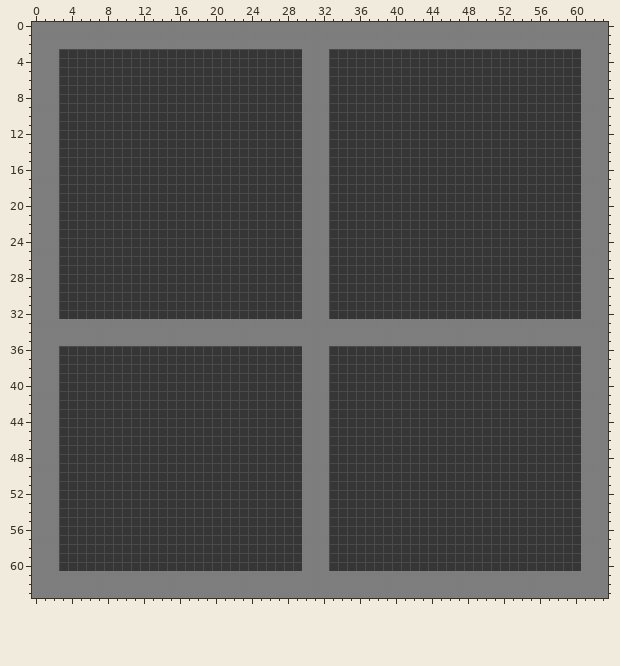
One commit to this pixel-art sprite: sprites/spr_command_center/588a2be2-0f09-4f10-9afb-70adc2aa5bf6.png. The picture above is the old version.
The file is 64x64 pixels.
Once edited:
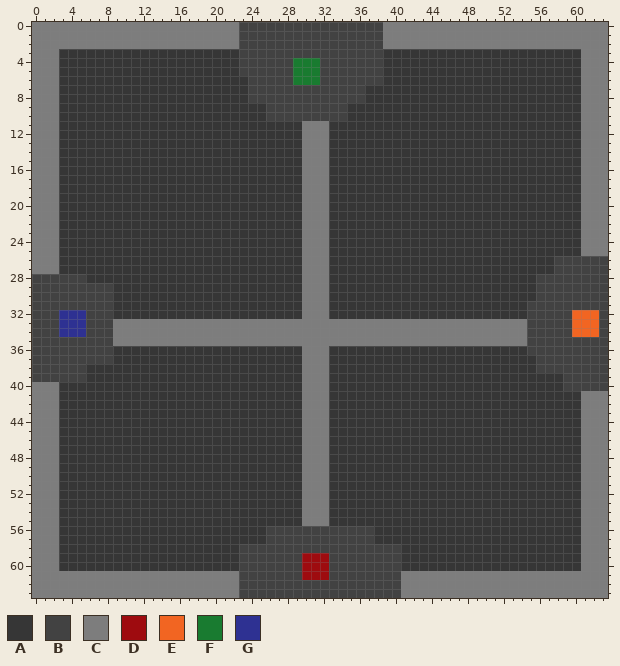
Palette (. is transparent): A #363636  B #424242  C #7d7d7d  D #9e0b0f  E #f26522  F #197b30  G #2e3192
Change:
Changed rows in their new state; - is an unchanged pixel.
first column x 23:
 0 BBBBBBBBBBBBBBBB
 1 BBBBBBBBBBBBBBBB
 2 BBBBBBBBBBBBBBBB
 3 BBBBBBBBBBBBBBBB
 4 BBBBBBFFFBBBBBBB
 5 BBBBBBFFFBBBBBBB
 6 -BBBBBFFFBBBBBBB
 7 -BBBBBBBBBBBBB--
 8 -BBBBBBBBBBBBB--
 9 ---BBBBBBBBB----
10 ---BBBBBBBBB----
first column x 0:
26 ----------------------------------------------------------BBBBBB
27 ----------------------------------------------------------BBBBBB
28 BBBBBB--------------------------------------------------BBBBBBBB
29 BBBBBBBBB-----------------------------------------------BBBBBBBB
30 BBBBBBBBB-----------------------------------------------BBBBBBBB
31 BBBBBBBBB----------------------------------------------BBBBBBBBB
32 BBBGGGBBB----------------------------------------------BBBBBEEEB
33 BBBGGGBBB----------------------------------------------BBBBBEEEB
34 BBBGGGBBB----------------------------------------------BBBBBEEEB
35 BBBBBBBBB----------------------------------------------BBBBBBBBB
36 BBBBBBBBB----------------------------------------------BBBBBBBBB
37 BBBBBBBBB-----------------------------------------------BBBBBBBB
38 BBBBBB--------------------------------------------------BBBBBBBB
39 BBBBBB-----------------------------------------------------BBBBB
40 -----------------------------------------------------------BBBBB
first column x 23:
56 ---BBBBBBBBBBBB---
57 ---BBBBBBBBBBBB---
58 BBBBBBBBBBBBBBBBBB
59 BBBBBBBDDDBBBBBBBB
60 BBBBBBBDDDBBBBBBBB
61 BBBBBBBDDDBBBBBBBB
62 BBBBBBBBBBBBBBBBBB
63 BBBBBBBBBBBBBBBBBB
Pixel boxes of the changes (left, top, right, bottom) in both pictures:
changed: (239, 22, 383, 121)
changed: (527, 256, 608, 391)
changed: (32, 274, 113, 382)
changed: (239, 526, 401, 598)
